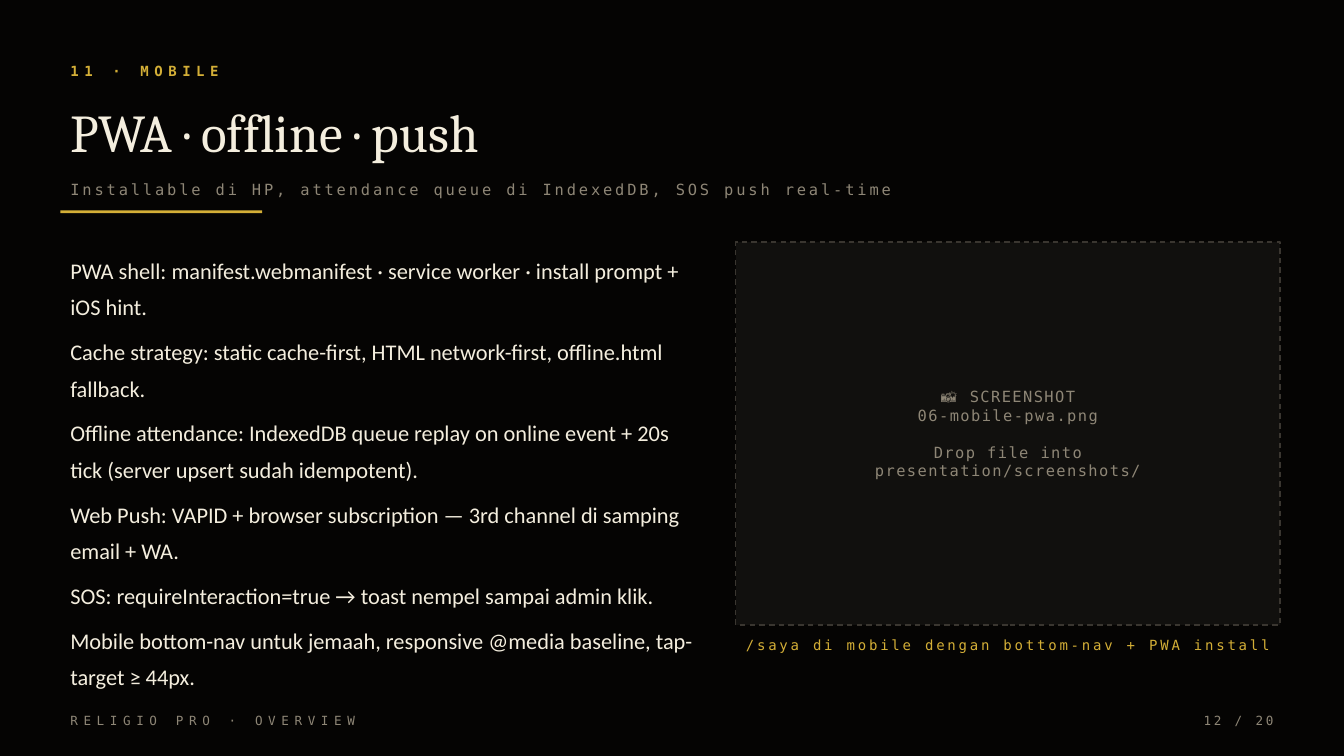
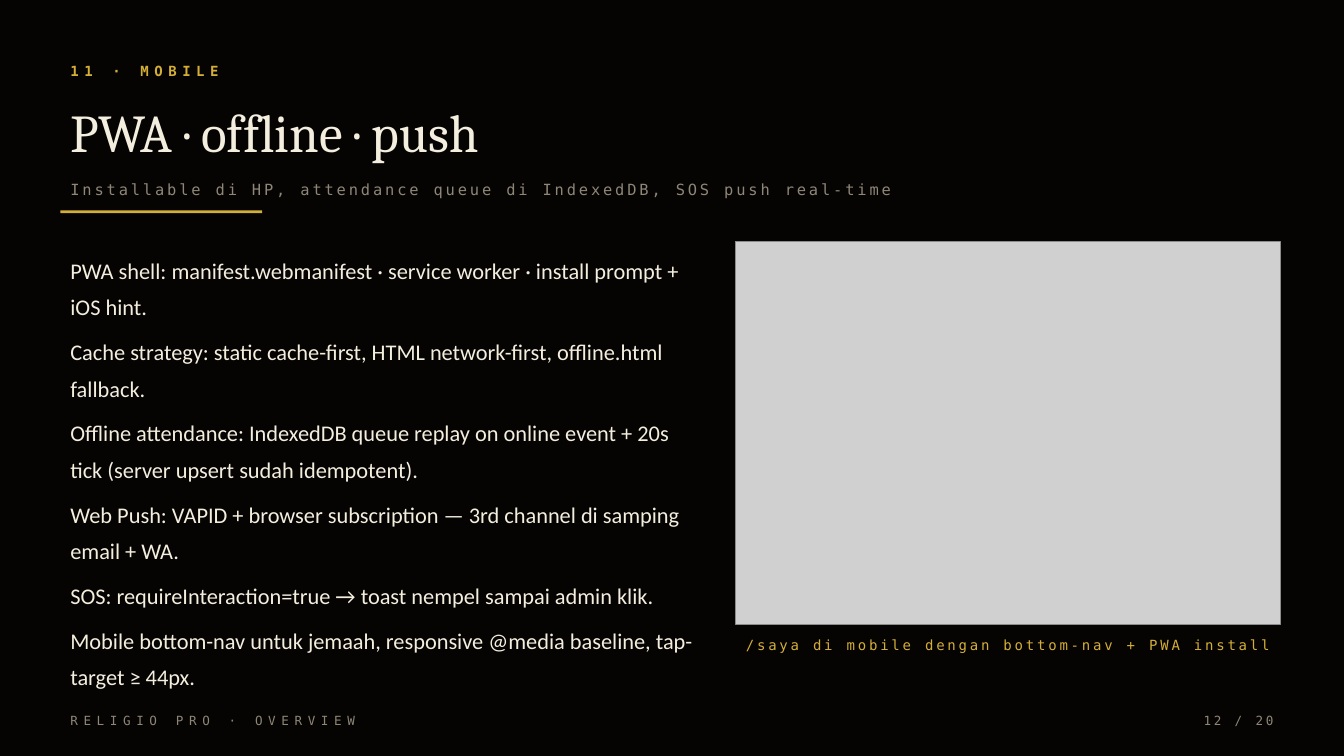
Before and after one commit to galihsidik86/travel, a slide deck: slide 12 of presentation/religio-pro.pptx. Drawn at 1344x756 pixels with LibreOffice and Linux fonts; fonts in the diff are those of the drawing; grey boxes stand for pictures. Boxes give left, top, right and bottom in pixels: in the first picture for what was removed or moved away, otherwise in the second. Text is boxed around its words. In the diff, an @@ line names an element or a change of style, - is before the commit and + after.

```diff
--- a/presentation/religio-pro.pptx
+++ b/presentation/religio-pro.pptx
@@ rectangle removed at (736, 242, 1280, 625) @@
@@ picture added at (736, 242, 1280, 625) @@
@@ text removed at (875, 390, 1140, 479) @@
-📸 SCREENSHOT
-06-mobile-pwa.png
-Drop file into
-presentation/screenshots/
```
Also in this commit, not shown: 7 other slides changed, 4 other files.
